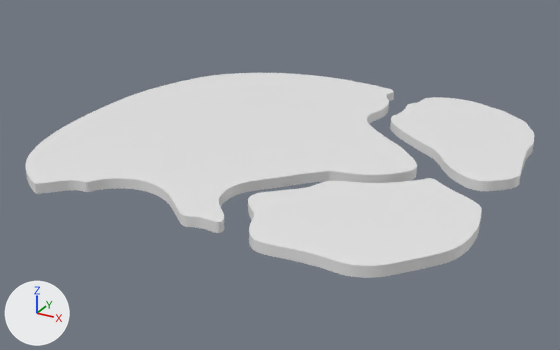
An edit to the Blender file Assets/myASSETS/Island.blend, drawn before and after from the same camera.
Before and after are seen from a 50 mm camera at (263.0, -805.0, 342.0) aimed at (-162.0, -32.0, -44.0). Every picture has the same lights, and +X, +Y and +Z are marked at lower left. The picture after the commit comes second.

Objects in the first picture: 'Main', 'bottom', 'top'.
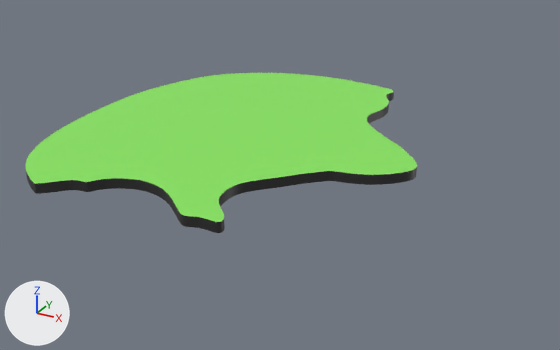
The newer file is also turned or shifted as a whole; pictures and numbers use the older file's frame.

Boxes [x1, y1, x2, y2] around the edits, measured in the pictures (560 x 350 px):
```json
{"object": "bottom", "change": "hidden", "before": [248, 178, 482, 278]}
{"object": "top", "change": "hidden", "before": [390, 97, 535, 191]}
{"part": 1, "of": "me_nurbspath_001", "change": "recoloured", "before": [25, 73, 417, 222], "after": [25, 73, 417, 222], "on screen": "white to green"}
{"part": 2, "of": "me_nurbspath_001", "change": "recoloured", "before": [26, 92, 417, 233], "after": [26, 92, 417, 233]}
```

The change, as JSON lines over the scene's bpy script:
```json
{"op": "add", "block": "mat_mat_ground", "code": ["mat_mat_ground = principled_material('MAT_Ground')", "mat_mat_ground.base_color = (0.251, 0.8, 0.112)  # green #89e75e"]}
{"op": "add", "block": "mat_mat_cliff", "code": ["mat_mat_cliff = principled_material('MAT_Cliff')", "mat_mat_cliff.base_color = (0.0215, 0.0215, 0.0215)  # black #282828"]}
{"block": "me_nurbspath_001", "where": "me_nurbspath_001.from_pydata(...)  # 2088 vertices, 3128 faces; spans x -273.0..175.0, y -221.0..290.0, z -6.0..6.0"}
{"block": "me_nurbspath_001", "where": "# used by ob_main; location = (-164.6, -46.2, -6.0)"}
{"block": "me_nurbspath_001", "change": "me_nurbspath_001 part 1: 1147 of the faces centred in x -186.0..49.0, y -221.0..290.0, z -6.0..6.0 switch from no material to mat_mat_ground (green #89e75e)"}
{"block": "me_nurbspath_001", "change": "me_nurbspath_001 part 2: 1981 of the faces centred in x -273.0..175.0, y -221.0..290.0, z -6.0..0.0 switch from no material to mat_mat_cliff (black #282828)"}
{"op": "add", "block": "ob_top", "code": "ob_top.hide_set(True)"}
{"op": "add", "block": "ob_bottom", "code": "ob_bottom.hide_set(True)"}
```
